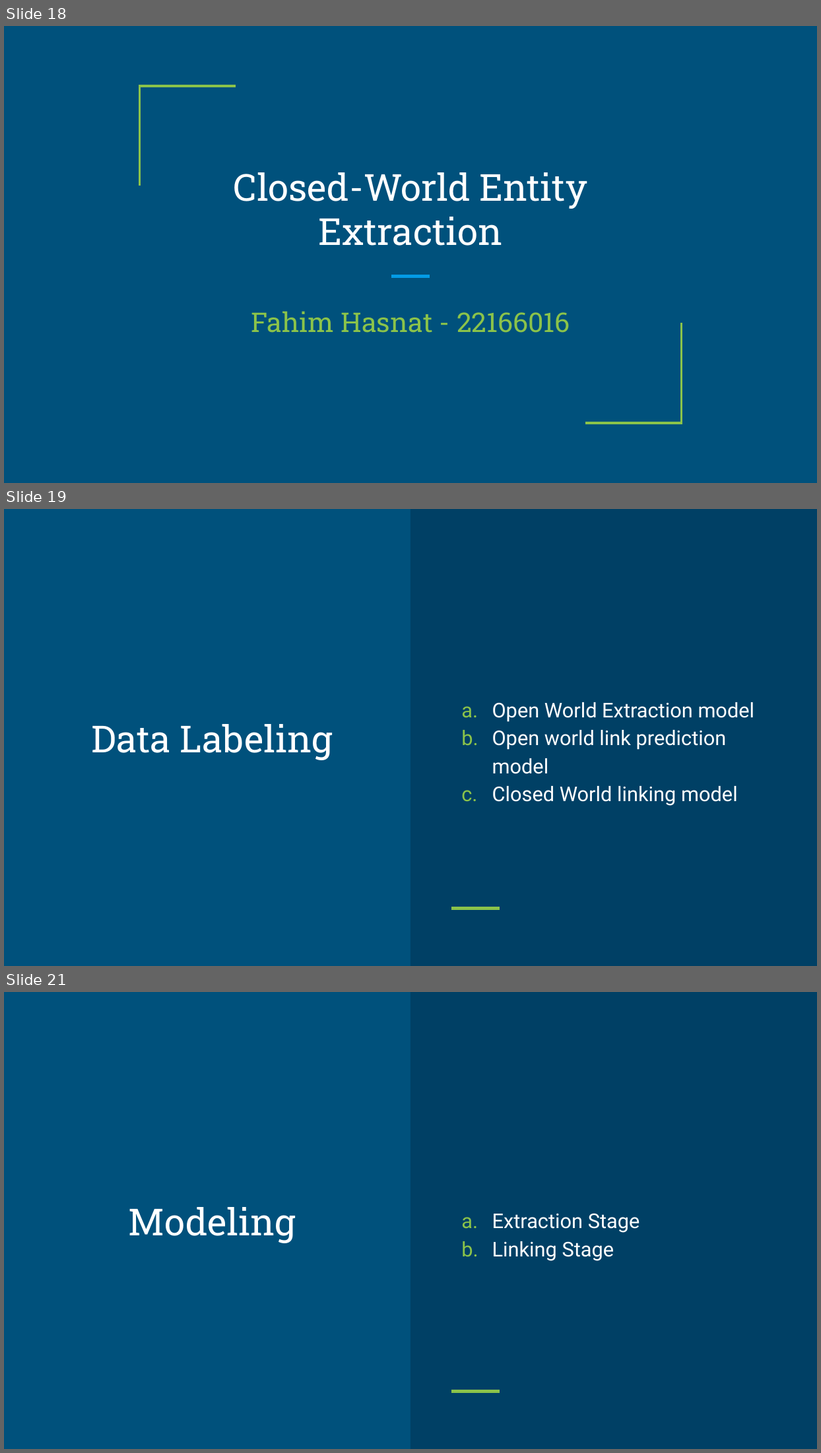
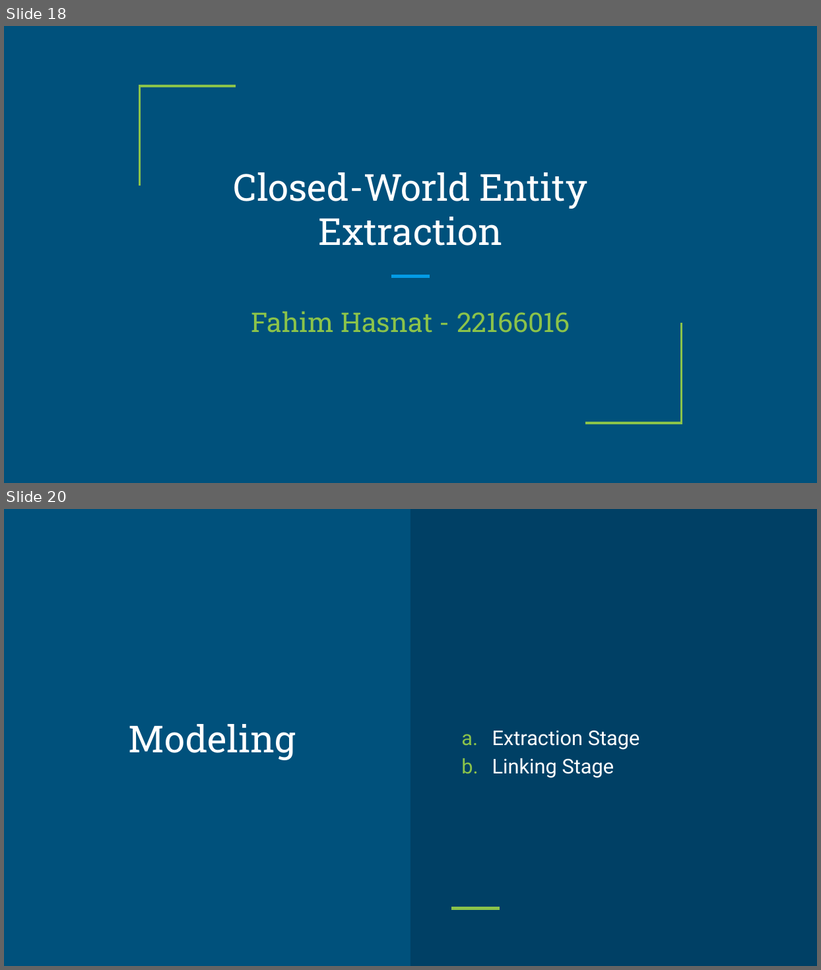
Before and after one commit to UmarNasib/CSE700, a slide deck: Submission2/Slide.pptx. Shown one above the other, each under a label of ours: slides 18, 19 and 21 before the commit, slides 18 and 20 after it; the slides between them are not shown. The pictures are 821x1453 and 821x970 pixels, drawn with LibreOffice and Linux fonts; fonts in the diff are those of the drawing. Boxes give left, top, right and bottom in pixels: in the first picture for what was removed or moved away, otherwise in the second. Text is boxed around its words. In the diff, an @@ line names an element or a change of style, - is before the commit and + after.

```diff
--- a/Submission2/Slide.pptx
+++ b/Submission2/Slide.pptx
@@ slide 19 removed at (x1=4, y1=509, x2=817, y2=966), background #00517C; not listed: 2 template elements that a slide beside it also shows @@
@@ text removed at (x1=492, y1=702, x2=755, y2=806) @@
-a. Open World Extraction model
-b. Open world link prediction model
-c. Closed World linking model
@@ title removed at (x1=92, y1=724, x2=333, y2=760) @@
-Data Labeling
@@ what was slide 21 is now slide 20 @@
```
Also in this commit, not shown: 3 slides changed, 1 slide added, 1 other slide removed.
